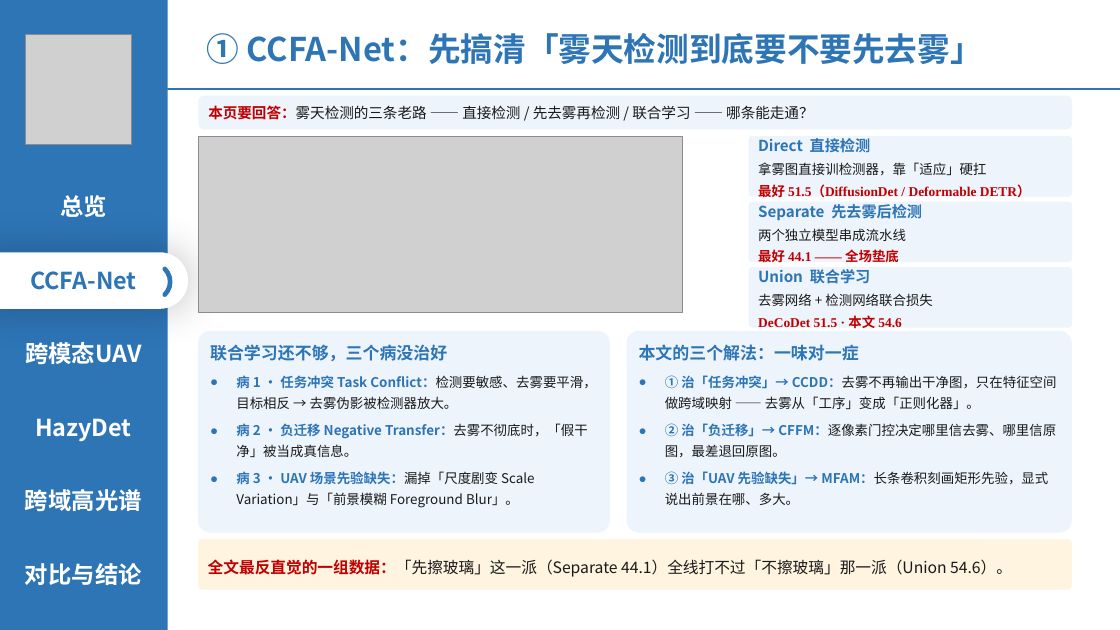
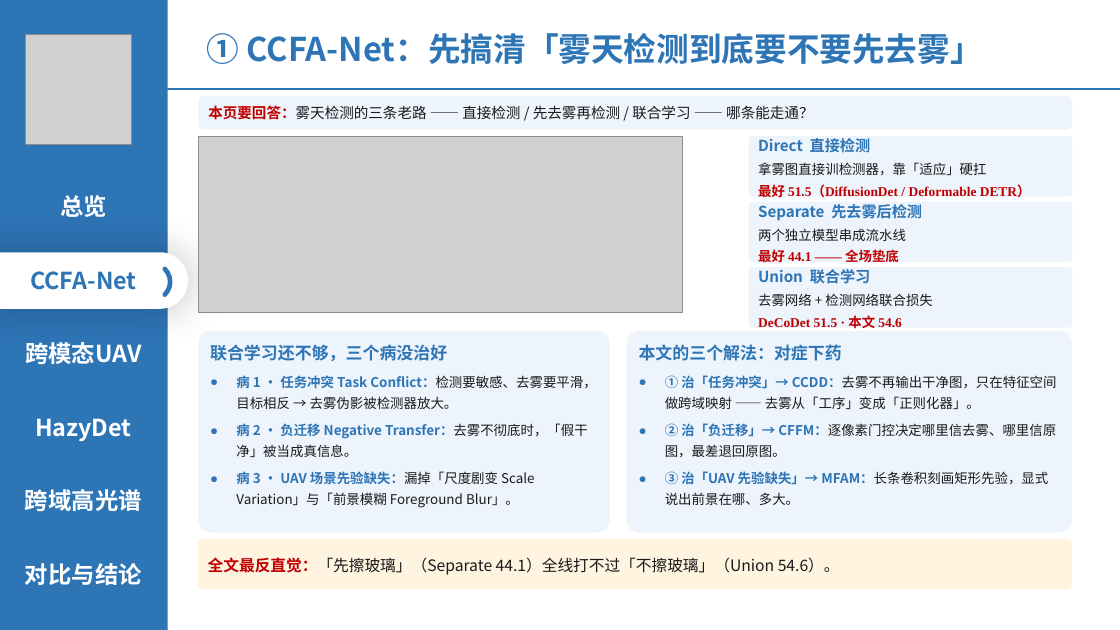
Before and after one commit to 139876/paper-notes, a slide deck: slide 5 of 论文精读/3-HazyDet精读/附件/四篇论文-组会汇报.pptx. Drawn at 1120x630 pixels with LibreOffice and Linux fonts; fonts in the diff are those of the drawing; grey boxes stand for pictures. Boxes give left, top, right and bottom in pixels: in the first picture for what was removed or moved away, otherwise in the second. Text is boxed around its words. In the diff, an @@ line names an element or a change of style, - is before the commit and + after.

```diff
--- a/论文精读/3-HazyDet精读/附件/四篇论文-组会汇报.pptx
+++ b/论文精读/3-HazyDet精读/附件/四篇论文-组会汇报.pptx
@@ text in rounded rectangle at [639, 344, 842, 361]: text changed @@
-本文的三个解法：一味对一症
+本文的三个解法：对症下药
@@ text in rounded rectangle at [208, 557, 840, 575]: text changed @@
-全文最反直觉的一组数据：「先擦玻璃」这一派（Separate 44.1）全线打不过「不擦玻璃」那一派（Union 54.6）。
+全文最反直觉：「先擦玻璃」（Separate 44.1）全线打不过「不擦玻璃」（Union 54.6）。
```
Also in this commit, not shown: 11 other slides changed.
